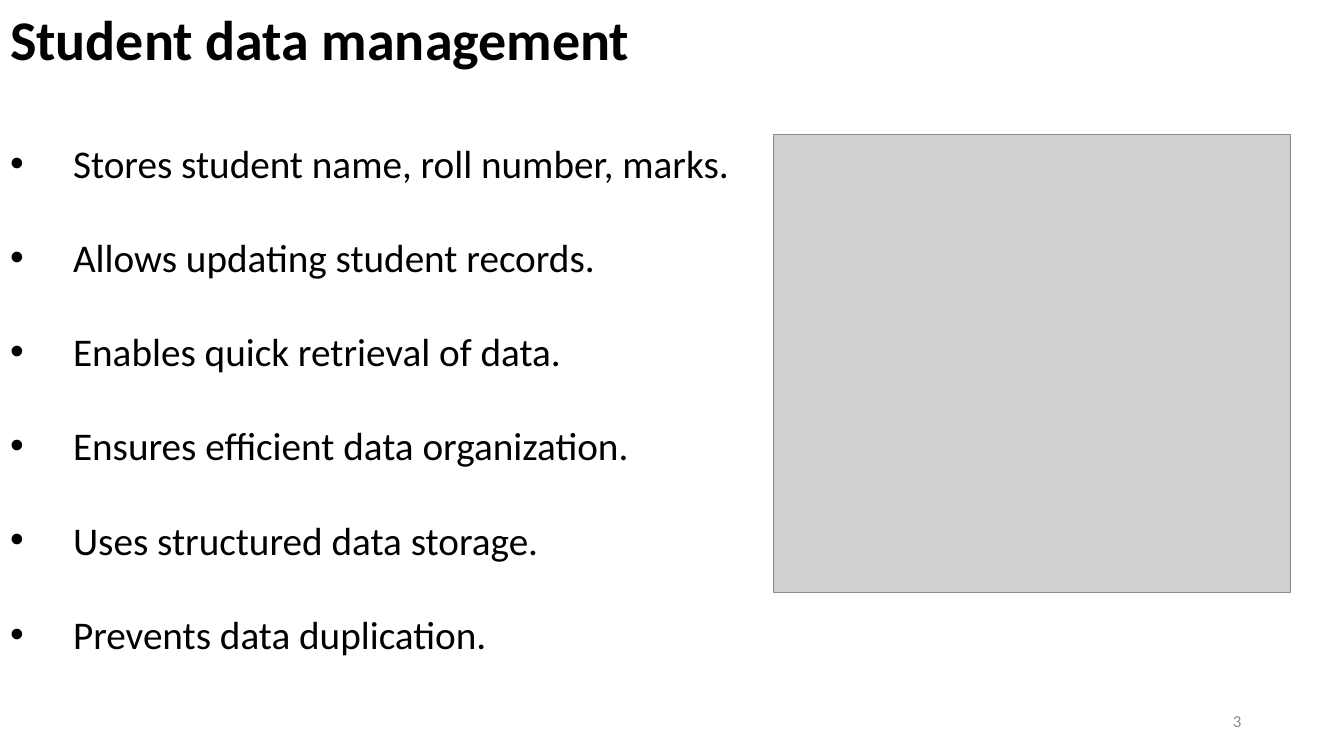
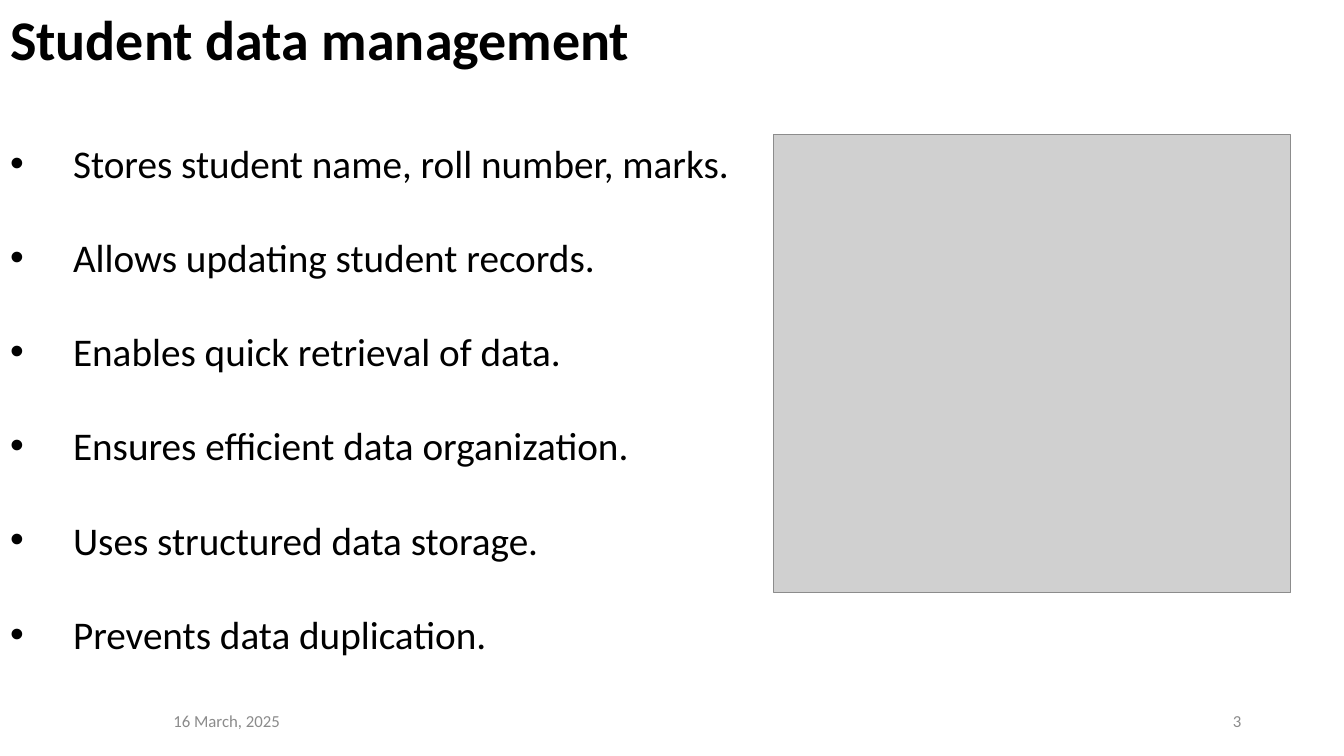
Before and after one commit to prajwolpakka/C_Programming_081BEI, a slide deck: slide 3 of slide/Slides.pptx. Drawn at 1344x756 pixels with LibreOffice and Linux fonts; fonts in the diff are those of the drawing; grey boxes stand for pictures. Boxes give left, top, right and bottom in pixels: in the first picture for what was removed or moved away, otherwise in the second. Text is boxed around its words. In the diff, an @@ line names an element or a change of style, - is before the commit and + after.

```diff
--- a/slide/Slides.pptx
+++ b/slide/Slides.pptx
@@ text added at <box>173,715,280,729</box>, 12 pt, text #8C8C8C @@
+16 March, 2025
```
Also in this commit, not shown: 8 other slides changed, 1 other file.
